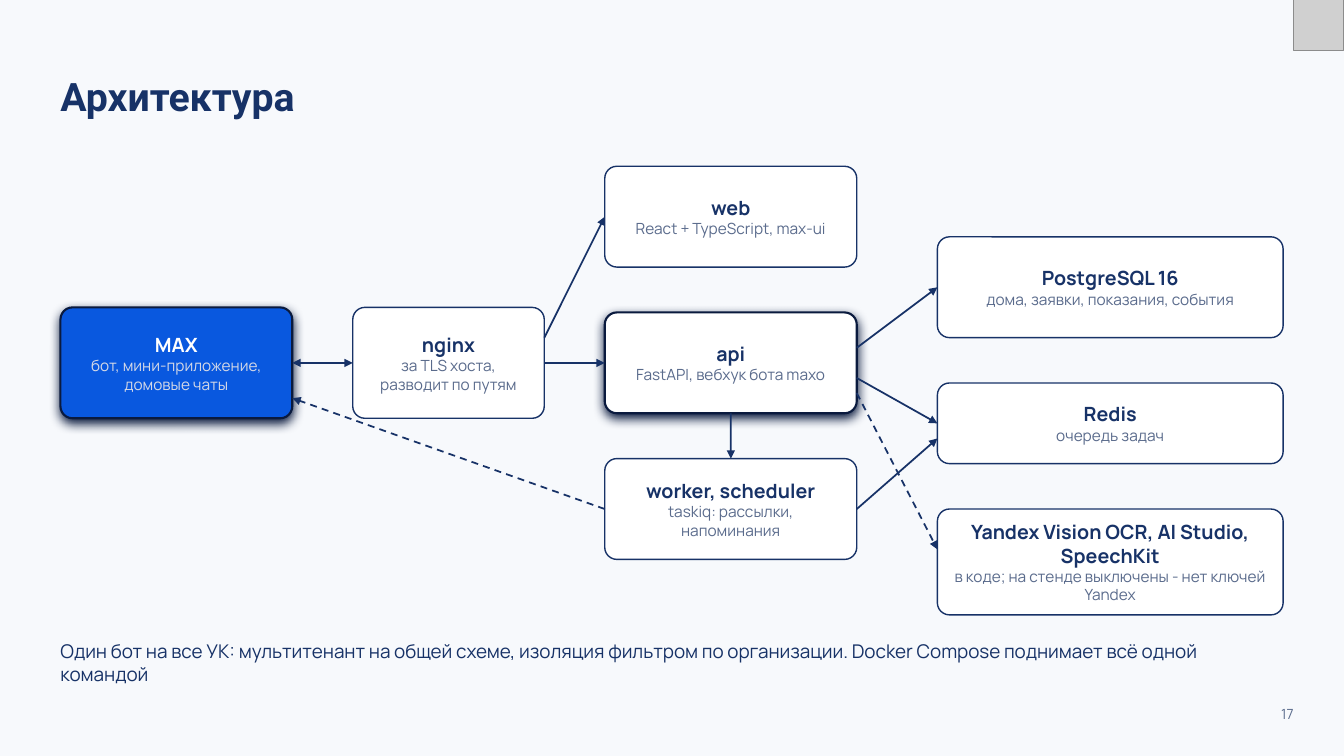
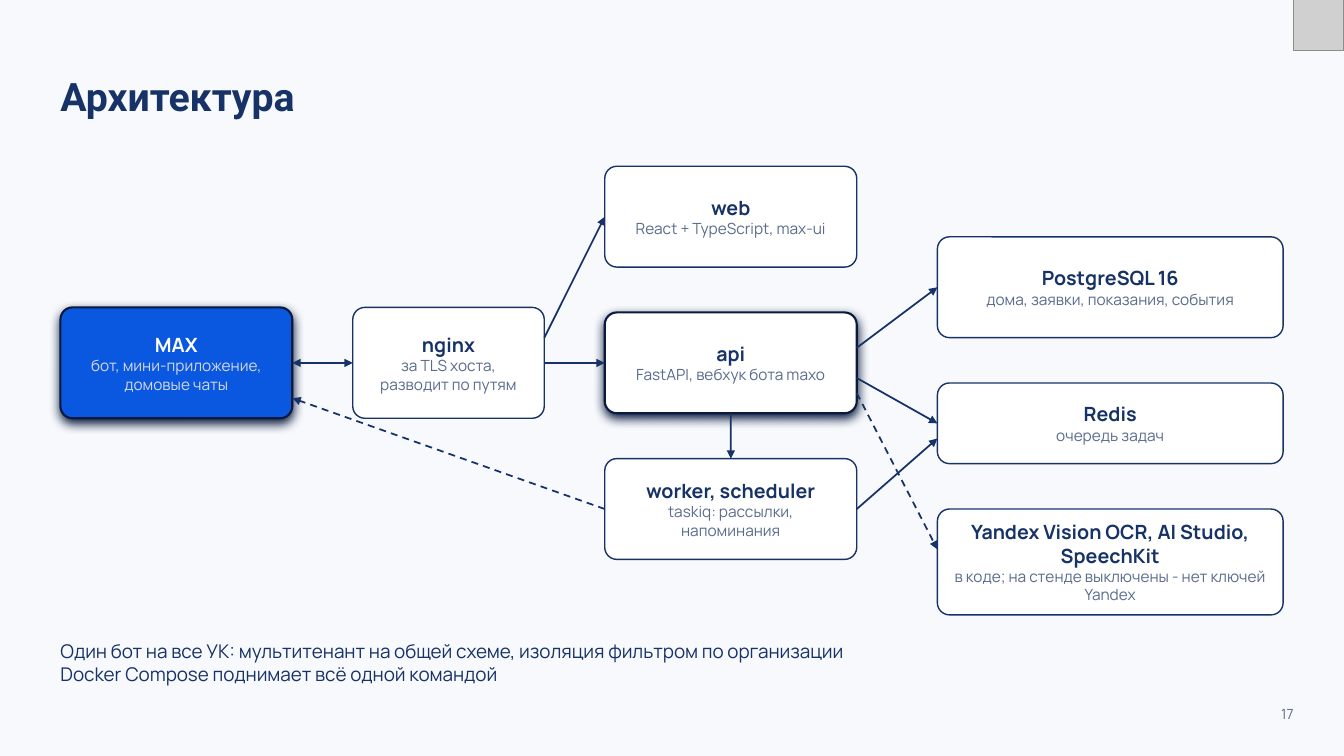
Before and after one commit to K1rL3s/vkmax-mobilization, a slide deck: slide 17 of docs/preza/zheka.pptx. Drawn at 1344x756 pixels with LibreOffice and Linux fonts; fonts in the diff are those of the drawing; grey boxes stand for pictures. Boxes give left, top, right and bottom in pixels: in the first picture for what was removed or moved away, otherwise in the second. Text is boxed around its words. In the diff, an @@ line names an element or a change of style, - is before the commit and + after.

Commit message:
Перенес фразу про Docker Compose на слайде архитектуры на новую строку

```diff
--- a/docs/preza/zheka.pptx
+++ b/docs/preza/zheka.pptx
@@ text at [60, 644, 843, 686]: text changed @@
-Один бот на все УК: мультитенант на общей схеме, изоляция фильтром по организации. Docker Compose поднимает всё одной командой
+Один бот на все УК: мультитенант на общей схеме, изоляция фильтром по организации
+Docker Compose поднимает всё одной командой
```
Also in this commit, not shown: 4 other slides changed, 3 other files.
